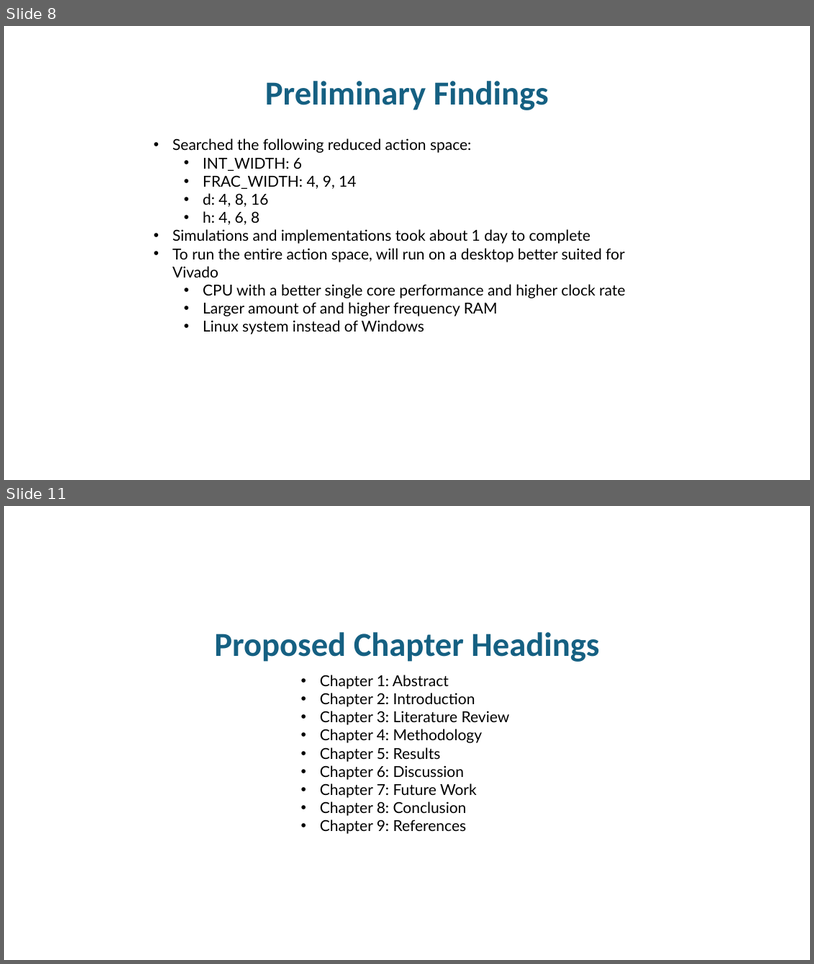
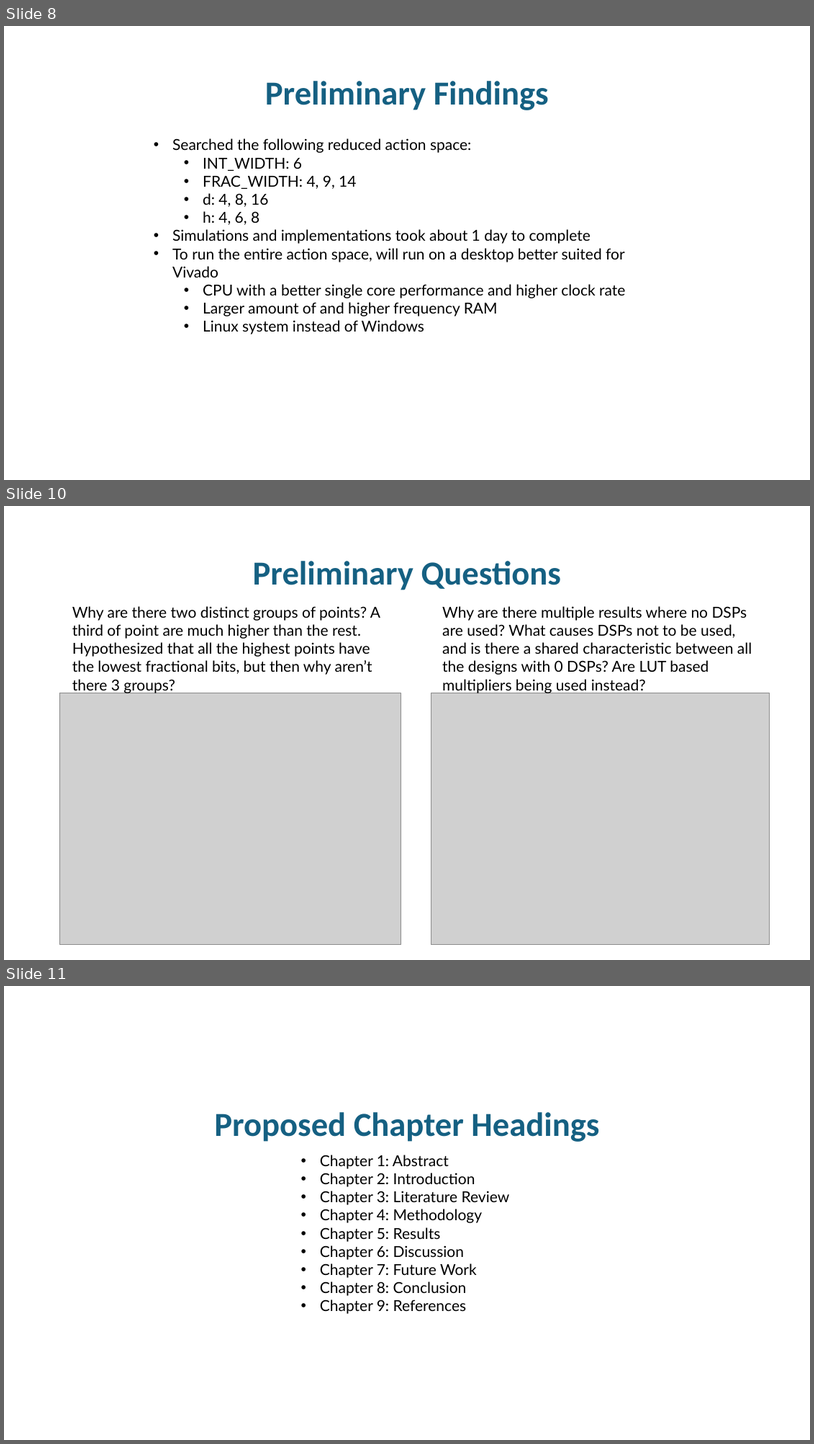
Before and after one commit to thesixtium/gru-hardware-implementation-and-optimization, a slide deck: Thesis Proposal Defence.pptx. Shown one above the other, each under a label of ours: slides 8 and 11 before the commit, slides 8, 10 and 11 after it; the slides between them are not shown. The pictures are 814x964 and 814x1444 pixels, drawn with LibreOffice and Linux fonts; fonts in the diff are those of the drawing; grey boxes stand for pictures; background and template pictures are left out. Boxes give left, top, right and bottom in pixels: in the first picture for what was removed or moved away, otherwise in the second. Text is boxed around its words. In the diff, an @@ line names an element or a change of style, - is before the commit and + after.

```diff
--- a/Thesis Proposal Defence.pptx
+++ b/Thesis Proposal Defence.pptx
@@ slide 10 added at (4,506,810,960), background picture (left out) @@
@@ title added at (253,561,561,590), 40 pt, text #156082, bold @@
+Preliminary Questions
@@ text added at (72,606,381,693), 18 pt, text #000000 @@
+Why are there two distinct groups of points? A third of point are much higher than the rest. Hypothesized that all the highest points have the lowest fractional bits, but then why aren’t there 3 groups?
@@ text added at (442,606,752,693), 18 pt, text #000000 @@
+Why are there multiple results where no DSPs are used? What causes DSPs not to be used, and is there a shared characteristic between all the designs with 0 DSPs? Are LUT based multipliers being used instead?
@@ picture added at (59,692,401,944) @@
@@ picture added at (431,692,770,944) @@
```
Also in this commit, not shown: 6 slides changed, 1 other slide added, 2 slides removed, 5 other files.
